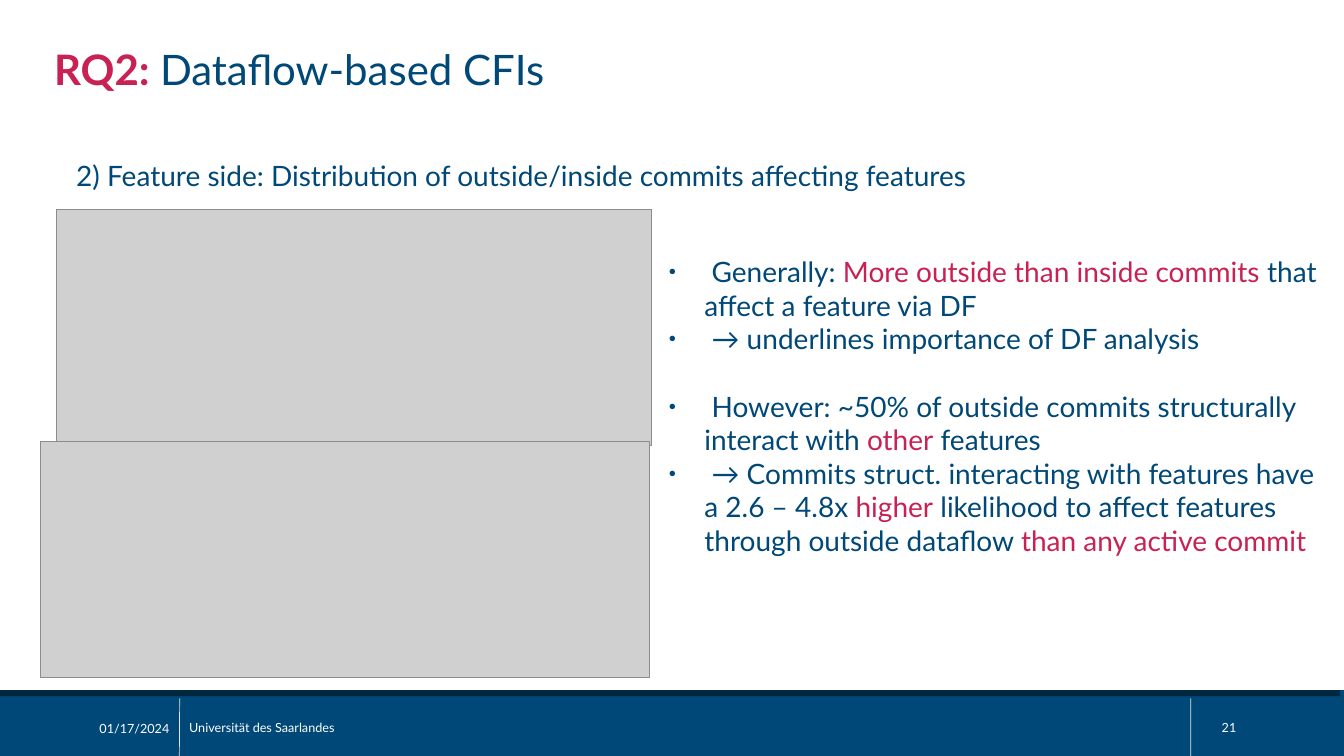
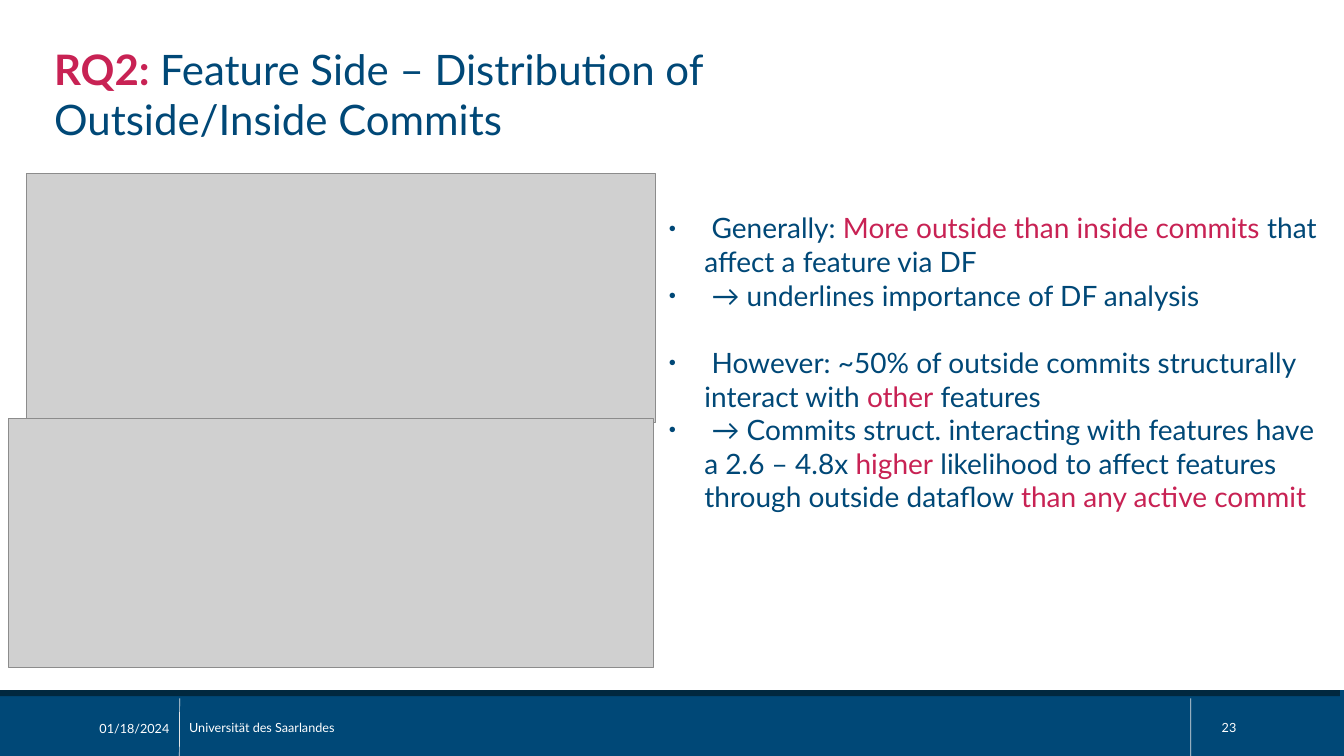
Before and after one commit to sisteu56/bachelor, a slide deck: slide 23 of pres/bachelor_thesis_pres.odp (slide 21 before the commit). Drawn at 1344x756 pixels with LibreOffice and Linux fonts; fonts in the diff are those of the drawing; grey boxes stand for pictures. Boxes give left, top, right and bottom in pixels: in the first picture for what was removed or moved away, otherwise in the second. Text is boxed around its words. In the diff, an @@ line names an element or a change of style, - is before the commit and + after.

```diff
--- a/pres/bachelor_thesis_pres.odp
+++ b/pres/bachelor_thesis_pres.odp
@@ text at [54,54,703,137]: text changed; size 20 to 30 pt @@
-2) Feature side: Distribution of outside/inside commits affecting features
+RQ2: Feature Side – Distribution of Outside/Inside Commits
@@ text removed at [54,54,544,91] @@
-RQ2: Dataflow-based CFIs
@@ picture: place and size @@
-picture at [56,210,651,446]
+picture at [26,173,655,422]
@@ text "Generally: More outside than inside ...": place and size @@
-text "Generally: More outside than inside ..." at [704,261,1317,556]
+text "Generally: More outside than inside ..." at [704,217,1317,512]
@@ picture: place and size @@
-picture at [40,442,649,678]
+picture at [9,418,654,666]
@@ text at [99,724,169,734]: text changed @@
-01/17/2024
+01/18/2024
@@ page number at [1222,723,1237,732]: text changed @@
-21
+23
```
Also in this commit, not shown: 24 other slides changed, 4 slides added, 1 slide removed, 1 other file.
